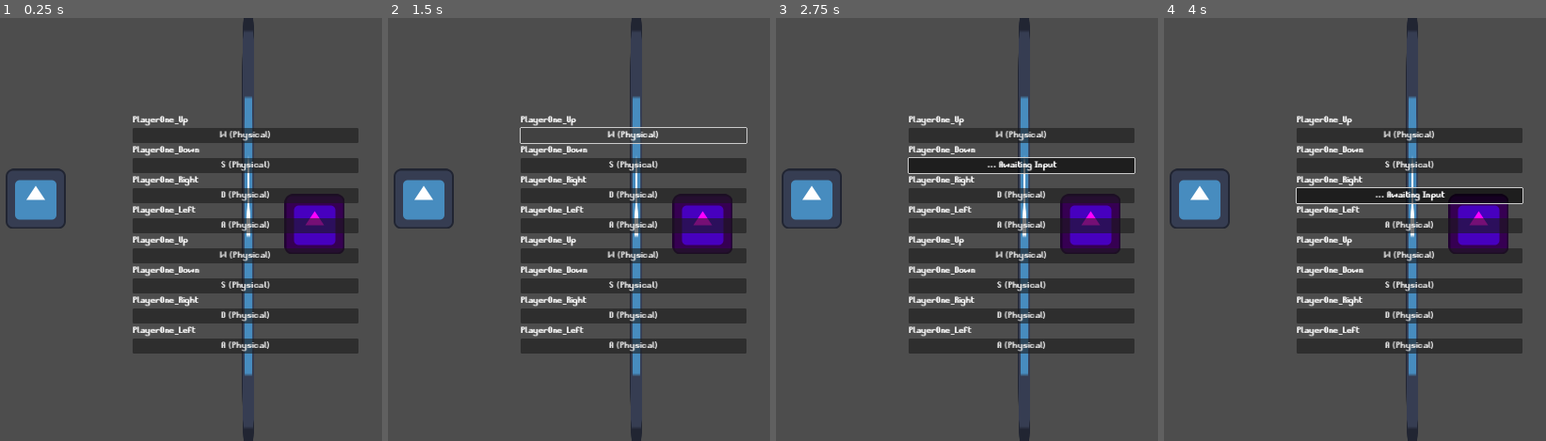
Above: before the commit, frames 1-4 (left to right).
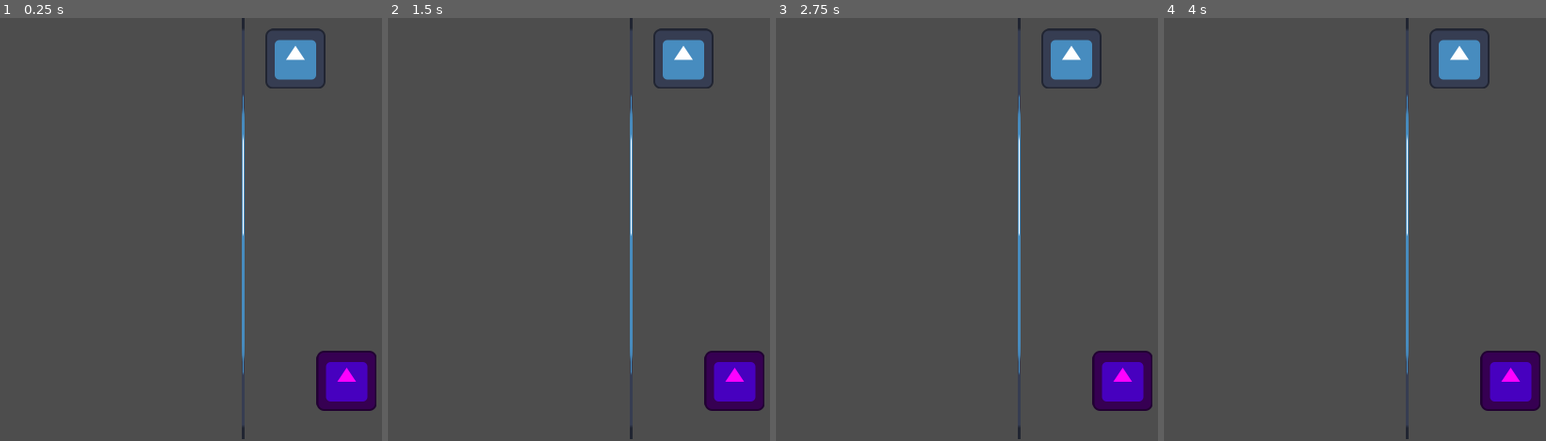
Above: after the commit, the same moments.

Repository: Bradondev/GDIM-161-Multiplayer-Project
Game: Godot game, scene res://Scenes/Main.tscn
Same seed, same stepped clock (60 frames per second), same inputs: the game is played once before the commit and once after it. The project has no main scene, so this scene is started directly. The engine's default icon, where the game draws it, is replaced by a stand-in: a white triangle on a blue panel in a dark square.
Inputs (mouse positions are in pixels of both pictures, inside the frame that each line leads up to):
- Up to frame 1 (0.25 s): no input
- Up to frame 2 (1.5 s): click (632, 136) at 0.5 s, where only the run before the commit has a clickable "W (Physical)"; click (632, 136) at 1.25 s, where only the run before the commit has a clickable "... Awaiting Input"
- Up to frame 3 (2.75 s): click (1020, 166) at 2 s, where only the run before the commit has a clickable "S (Physical)"
- Up to frame 4 (4 s): click (1408, 166) at 2.75 s, where only the run before the commit has a clickable "... Awaiting Input"; click (1408, 195) at 3.5 s, where only the run before the commit has a clickable "D (Physical)"

The runs differ from the first frame. In frame 1, 25% of the frame differs, in the area x 1-99%, y 0-100%; in frame 2, 23%; in frame 3, 25%; in frame 4, 25%.

Commit message:
added ui

Diff:
--- a/Scenes/main_menu.gd
+++ b/Code/main_menu.gd
@@ -6,6 +6,8 @@
 @export var GameSaver : Node
 @export var SaveHodler : VBoxContainer
 @export var CurrentPanel :Control
+@onready var credit: Panel = $Credit
+@onready var creditButton: TextureButton = $MainMenu/SubButtons/credit
 
 
 func _ready() -> void:
@@ -35,3 +37,14 @@
 	CurrentPanel.visible = false
 	main_menu.visible = true
 	CurrentPanel = main_menu
+
+
+
+
+
+
+
+func _on_credit_pressed() -> void:
+	CurrentPanel = credit
+	main_menu.visible = false
+	credit.visible = true
--- a/Scenes/Main.tscn
+++ b/Scenes/Main.tscn
@@ -11,18 +11,21 @@
 [node name="Main" type="Node2D"]
 
 [node name="Player1" parent="." instance=ExtResource("1_owqba")]
-position = Vector2(348, 385)
+position = Vector2(900, 87)
 
 [node name="Player2" parent="." instance=ExtResource("2_0fktp")]
-position = Vector2(941, 439)
+position = Vector2(1009, 772)
 
 [node name="CanvasLayer" type="CanvasLayer" parent="."]
+visible = false
 
 [node name="GameMenu" parent="CanvasLayer" instance=ExtResource("1_iscyp")]
+offset_left = 14.0
+offset_right = 14.0
 
 [node name="Icon" type="Sprite2D" parent="."]
-position = Vector2(800, 450)
-scale = Vector2(0.203125, 7.03125)
+position = Vector2(789, 447)
+scale = Vector2(0.0468742, 7.03125)
 texture = ExtResource("4_t1upe")
 metadata/_edit_group_ = true
 
--- /dev/null
+++ b/Scenes/SaveLoaderButton.gd
@@ -0,0 +1,16 @@
+extends Button
+
+
+# Called when the node enters the scene tree for the first time.
+func _ready() -> void:
+	pass # Replace with function body.
+
+
+# Called every frame. 'delta' is the elapsed time since the previous frame.
+func _process(delta: float) -> void:
+	pass
+
+
+func _on_pressed() -> void:
+	#load save by opening the main level and the saves with it
+	pass
--- a/Scenes/SaveLoaderButton.tscn
+++ b/Scenes/SaveLoaderButton.tscn
@@ -1,6 +1,7 @@
-[gd_scene load_steps=2 format=3 uid="uid://66um0m5jq06r"]
+[gd_scene load_steps=3 format=3 uid="uid://66um0m5jq06r"]
 
 [ext_resource type="Theme" uid="uid://c37q7rv7x4x28" path="res://Theme/RemapButton.tres" id="1_jv07b"]
+[ext_resource type="Script" path="res://Scenes/SaveLoaderButton.gd" id="2_8ajle"]
 
 [node name="Control" type="Button"]
 anchors_preset = -1
@@ -13,3 +14,7 @@
 theme = ExtResource("1_jv07b")
 theme_override_font_sizes/font_size = 48
 text = "Save1"
+script = ExtResource("2_8ajle")
+
+[connection signal="gui_input" from="." to="." method="_on_gui_input"]
+[connection signal="pressed" from="." to="." method="_on_pressed"]
--- a/Scenes/main_menu.tscn
+++ b/Scenes/main_menu.tscn
@@ -1,9 +1,20 @@
-[gd_scene load_steps=5 format=3 uid="uid://b13e8y5ta270j"]
-
-[ext_resource type="Script" path="res://Scenes/main_menu.gd" id="1_5to2f"]
+[gd_scene load_steps=16 format=3 uid="uid://b13e8y5ta270j"]
+
+[ext_resource type="Script" path="res://Code/main_menu.gd" id="1_5to2f"]
+[ext_resource type="Texture2D" uid="uid://buutlu5sacn03" path="res://art/Ui/start screen NO BUTTONS.png" id="2_fejxy"]
 [ext_resource type="Theme" uid="uid://c37q7rv7x4x28" path="res://Theme/RemapButton.tres" id="2_o1ngd"]
 [ext_resource type="PackedScene" uid="uid://c2klv67sy8r5k" path="res://Scenes/game_menu.tscn" id="3_0f2bh"]
-[ext_resource type="Script" path="res://Scenes/gameSaver.gd" id="4_cfa04"]
+[ext_resource type="Script" path="res://Code/gameSaver.gd" id="4_cfa04"]
+[ext_resource type="Texture2D" uid="uid://wbdy3ock77tt" path="res://art/Ui/quit.png" id="4_mpuxx"]
+[ext_resource type="Texture2D" uid="uid://c7psx2sd5p375" path="res://art/Ui/quit hover.png" id="5_pla1y"]
+[ext_resource type="Texture2D" uid="uid://2hrsq4brjr4o" path="res://art/Ui/options button.png" id="6_i1vth"]
+[ext_resource type="Texture2D" uid="uid://byfwvvirhpdjy" path="res://art/Ui/options hover.png" id="7_k4qxl"]
+[ext_resource type="Texture2D" uid="uid://cejygl8wcyp8v" path="res://art/Ui/credits.png" id="8_teipo"]
+[ext_resource type="Texture2D" uid="uid://cbx7ubsolrmpl" path="res://art/Ui/credits hover.png" id="9_1je5v"]
+[ext_resource type="Texture2D" uid="uid://c1c4empkcbdmg" path="res://art/Ui/load game.png" id="10_cyylf"]
+[ext_resource type="Texture2D" uid="uid://4wvyi4r2t55i" path="res://art/Ui/load game hover.png" id="11_cpebo"]
+[ext_resource type="Texture2D" uid="uid://derxsvjyftusd" path="res://art/Ui/new game.png" id="12_7mdu7"]
+[ext_resource type="Texture2D" uid="uid://b6j51eqfeahgh" path="res://art/Ui/new game hover.png" id="13_qv30i"]
 
 [node name="mainMenu" type="Control" node_paths=PackedStringArray("GameSaver", "SaveHodler")]
 layout_mode = 3
@@ -16,53 +27,88 @@
 GameSaver = NodePath("gameSaver")
 SaveHodler = NodePath("LoadGamePanel/SaveHolder")
 
+[node name="StartScreenMockup-1" type="TextureRect" parent="."]
+layout_mode = 1
+anchors_preset = -1
+anchor_right = 1.0
+anchor_bottom = 1.001
+offset_left = -4.0
+offset_right = 1612.0
+offset_bottom = 921.1
+scale = Vector2(0.50125, 0.494444)
+mouse_filter = 2
+texture = ExtResource("2_fejxy")
+
 [node name="MainMenu" type="Panel" parent="."]
-layout_mode = 1
-anchors_preset = 15
-anchor_right = 1.0
-anchor_bottom = 1.0
-grow_horizontal = 2
-grow_vertical = 2
-
-[node name="Load" type="Button" parent="MainMenu"]
-layout_mode = 2
-offset_top = 541.0
-offset_right = 400.0
-offset_bottom = 641.0
-size_flags_vertical = 3
-theme = ExtResource("2_o1ngd")
-theme_override_font_sizes/font_size = 48
-text = "Load"
-
-[node name="NewGame" type="Button" parent="MainMenu"]
-layout_mode = 2
-offset_top = 411.0
-offset_right = 400.0
-offset_bottom = 511.0
-size_flags_vertical = 3
-theme = ExtResource("2_o1ngd")
-theme_override_font_sizes/font_size = 48
-text = "New Game"
-
-[node name="Settings" type="Button" parent="MainMenu"]
-layout_mode = 2
-offset_top = 671.0
-offset_right = 400.0
-offset_bottom = 771.0
-size_flags_vertical = 3
-theme = ExtResource("2_o1ngd")
-theme_override_font_sizes/font_size = 48
-text = "Settings"
-
-[node name="Quit" type="Button" parent="MainMenu"]
-layout_mode = 2
-offset_top = 801.0
-offset_right = 400.0
-offset_bottom = 901.0
-size_flags_vertical = 3
-theme = ExtResource("2_o1ngd")
-theme_override_font_sizes/font_size = 48
-text = "Quit"
+self_modulate = Color(1, 1, 1, 0)
+layout_mode = 1
+anchors_preset = 15
+anchor_right = 1.0
+anchor_bottom = 1.0
+offset_left = -4.0
+offset_bottom = 1.0
+grow_horizontal = 2
+grow_vertical = 2
+
+[node name="SubButtons" type="HBoxContainer" parent="MainMenu"]
+layout_mode = 1
+anchors_preset = -1
+anchor_right = 1.0
+anchor_bottom = 1.0
+offset_left = 285.0
+offset_top = 628.0
+offset_right = -285.0
+offset_bottom = -162.0
+grow_horizontal = 2
+grow_vertical = 2
+metadata/_edit_group_ = true
+
+[node name="Quit" type="TextureButton" parent="MainMenu/SubButtons"]
+layout_mode = 2
+size_flags_vertical = 3
+theme = ExtResource("2_o1ngd")
+texture_normal = ExtResource("4_mpuxx")
+texture_pressed = ExtResource("5_pla1y")
+texture_hover = ExtResource("5_pla1y")
+
+[node name="Settings" type="TextureButton" parent="MainMenu/SubButtons"]
+layout_mode = 2
+size_flags_vertical = 3
+theme = ExtResource("2_o1ngd")
+texture_normal = ExtResource("6_i1vth")
+texture_pressed = ExtResource("7_k4qxl")
+texture_hover = ExtResource("7_k4qxl")
+
+[node name="credit" type="TextureButton" parent="MainMenu/SubButtons"]
+layout_mode = 2
+size_flags_vertical = 3
+theme = ExtResource("2_o1ngd")
+texture_normal = ExtResource("8_teipo")
+texture_pressed = ExtResource("9_1je5v")
+texture_hover = ExtResource("9_1je5v")
+
+[node name="HBoxContainer" type="HBoxContainer" parent="MainMenu"]
+layout_mode = 0
+offset_left = 303.0
+offset_top = 484.0
+offset_right = 1301.0
+offset_bottom = 624.0
+metadata/_edit_group_ = true
+
+[node name="NewGame" type="TextureButton" parent="MainMenu/HBoxContainer"]
+layout_mode = 2
+size_flags_vertical = 3
+theme = ExtResource("2_o1ngd")
+texture_normal = ExtResource("12_7mdu7")
+texture_pressed = ExtResource("13_qv30i")
+texture_hover = ExtResource("13_qv30i")
+
+[node name="Load" type="TextureButton" parent="MainMenu/HBoxContainer"]
+layout_mode = 2
+size_flags_vertical = 3
+theme = ExtResource("2_o1ngd")
+texture_normal = ExtResource("10_cyylf")
+texture_hover = ExtResource("11_cpebo")
 
 [node name="Settings" type="Panel" parent="."]
 visible = false
@@ -72,9 +118,6 @@
 anchor_bottom = 1.0
 grow_horizontal = 2
 grow_vertical = 2
-
-[node name="GameMenu" parent="Settings" instance=ExtResource("3_0f2bh")]
-layout_mode = 1
 
 [node name="back" type="Button" parent="Settings"]
 layout_mode = 0
@@ -87,6 +130,11 @@
 theme_override_font_sizes/font_size = 48
 text = "Back"
 
+[node name="GameMenu" parent="Settings" instance=ExtResource("3_0f2bh")]
+layout_mode = 1
+offset_right = -6.0
+offset_bottom = -163.0
+
 [node name="gameSaver" type="Node" parent="."]
 script = ExtResource("4_cfa04")
 
@@ -117,9 +165,108 @@
 offset_right = 1280.0
 offset_bottom = 580.0
 
-[connection signal="pressed" from="MainMenu/Load" to="." method="_on_load_pressed"]
-[connection signal="pressed" from="MainMenu/NewGame" to="." method="_on_new_game_pressed"]
-[connection signal="pressed" from="MainMenu/Settings" to="." method="_on_settings_pressed"]
-[connection signal="pressed" from="MainMenu/Quit" to="." method="_on_quit_pressed"]
+[node name="Credit" type="Panel" parent="."]
+visible = false
+layout_mode = 1
+anchors_preset = 15
+anchor_right = 1.0
+anchor_bottom = 1.0
+grow_horizontal = 2
+grow_vertical = 2
+
+[node name="VBoxContainer" type="VBoxContainer" parent="Credit"]
+layout_mode = 0
+offset_left = 165.0
+offset_top = 100.0
+offset_right = 1383.0
+offset_bottom = 809.0
+metadata/_edit_group_ = true
+
+[node name="Label8" type="Label" parent="Credit/VBoxContainer"]
+layout_mode = 2
+theme = ExtResource("2_o1ngd")
+theme_override_font_sizes/font_size = 64
+text = "CREDITS"
+horizontal_alignment = 1
+vertical_alignment = 1
+
+[node name="Label" type="Label" parent="Credit/VBoxContainer"]
+layout_mode = 2
+theme = ExtResource("2_o1ngd")
+theme_override_font_sizes/font_size = 48
+text = "Programmer - Brandon"
+horizontal_alignment = 1
+vertical_alignment = 1
+
+[node name="Label2" type="Label" parent="Credit/VBoxContainer"]
+layout_mode = 2
+theme = ExtResource("2_o1ngd")
+theme_override_font_sizes/font_size = 48
+text = "Producer- Euclid"
+horizontal_alignment = 1
+vertical_alignment = 1
+
+[node name="Label6" type="Label" parent="Credit/VBoxContainer"]
+layout_mode = 2
+theme = ExtResource("2_o1ngd")
+theme_override_font_sizes/font_size = 48
+text = "Artist- Cat, Lizzy , Eric
+"
+horizontal_alignment = 1
+vertical_alignment = 1
+
+[node name="Label3" type="Label" parent="Credit/VBoxContainer"]
+layout_mode = 2
+theme = ExtResource("2_o1ngd")
+theme_override_font_sizes/font_size = 48
+text = "Level Designer - Lizzy
+"
+horizontal_alignment = 1
+vertical_alignment = 1
+
+[node name="Label4" type="Label" parent="Credit/VBoxContainer"]
+layout_mode = 2
+theme = ExtResource("2_o1ngd")
+theme_override_font_sizes/font_size = 48
+text = "Game Designer - Will , Christian
+"
+horizontal_alignment = 1
+vertical_alignment = 1
+
+[node name="Label5" type="Label" parent="Credit/VBoxContainer"]
+layout_mode = 2
+theme = ExtResource("2_o1ngd")
+theme_override_font_sizes/font_size = 48
+text = "Narrative Designer- Will , Christian
+"
+horizontal_alignment = 1
+vertical_alignment = 1
+
+[node name="Label7" type="Label" parent="Credit/VBoxContainer"]
+layout_mode = 2
+theme = ExtResource("2_o1ngd")
+theme_override_font_sizes/font_size = 48
+text = "Game Designer - Will , Christian
+UX/UI Designer - Michelle ,Euclid"
+horizontal_alignment = 1
+vertical_alignment = 1
+
+[node name="back" type="Button" parent="Credit"]
+layout_mode = 0
+offset_left = 1199.0
+offset_top = 801.0
+offset_right = 1599.0
+offset_bottom = 901.0
+size_flags_vertical = 3
+theme = ExtResource("2_o1ngd")
+theme_override_font_sizes/font_size = 48
+text = "Back"
+
+[connection signal="pressed" from="MainMenu/SubButtons/Quit" to="." method="_on_quit_pressed"]
+[connection signal="pressed" from="MainMenu/SubButtons/Settings" to="." method="_on_settings_pressed"]
+[connection signal="pressed" from="MainMenu/SubButtons/credit" to="." method="_on_credit_pressed"]
+[connection signal="pressed" from="MainMenu/HBoxContainer/NewGame" to="." method="_on_new_game_pressed"]
+[connection signal="pressed" from="MainMenu/HBoxContainer/Load" to="." method="_on_load_pressed"]
 [connection signal="pressed" from="Settings/back" to="." method="_on_back_pressed"]
 [connection signal="pressed" from="LoadGamePanel/back" to="." method="_on_back_pressed"]
+[connection signal="pressed" from="Credit/back" to="." method="_on_back_pressed"]
--- a/Scenes/player_2.tscn
+++ b/Scenes/player_2.tscn
@@ -1,6 +1,6 @@
 [gd_scene load_steps=4 format=3 uid="uid://djfg44r7ydfxn"]
 
-[ext_resource type="Script" path="res://player_2.gd" id="1_14yyl"]
+[ext_resource type="Script" path="res://Code/player_2.gd" id="1_14yyl"]
 [ext_resource type="Texture2D" uid="uid://byvjm7kagi452" path="res://art/icon.svg" id="2_tyujm"]
 
 [sub_resource type="CapsuleShape2D" id="CapsuleShape2D_7xd8e"]
--- a/saves/savegame0.tres
+++ b/saves/savegame0.tres
@@ -1,6 +1,6 @@
 [gd_resource type="Resource" script_class="SavedData" load_steps=2 format=3]
 
-[ext_resource type="Script" path="res://saveDateGd.gd" id="1_cybxy"]
+[ext_resource type="Script" path="res://Code/saveDateGd.gd" id="1_cybxy"]
 
 [resource]
 script = ExtResource("1_cybxy")
--- a/saves/savegame1.tres
+++ b/saves/savegame1.tres
@@ -1,6 +1,6 @@
 [gd_resource type="Resource" script_class="SavedData" load_steps=2 format=3]
 
-[ext_resource type="Script" path="res://saveDateGd.gd" id="1_mx8xg"]
+[ext_resource type="Script" path="res://Code/saveDateGd.gd" id="1_mx8xg"]
 
 [resource]
 script = ExtResource("1_mx8xg")
--- a/saves/savegame3.tres
+++ b/saves/savegame3.tres
@@ -1,6 +1,6 @@
 [gd_resource type="Resource" script_class="SavedData" load_steps=2 format=3]
 
-[ext_resource type="Script" path="res://saveDateGd.gd" id="1_ivyhg"]
+[ext_resource type="Script" path="res://Code/saveDateGd.gd" id="1_ivyhg"]
 
 [resource]
 script = ExtResource("1_ivyhg")
--- /dev/null
+++ b/saves/savegame4.tres
@@ -0,0 +1,9 @@
+[gd_resource type="Resource" script_class="SavedData" load_steps=2 format=3]
+
+[ext_resource type="Script" path="res://saveDateGd.gd" id="1_s5b10"]
+
+[resource]
+script = ExtResource("1_s5b10")
+Scene_Path = ""
+levelsDone = 0
+Stars = Array[int]([])
--- /dev/null
+++ b/saves/savegame5.tres
@@ -0,0 +1,9 @@
+[gd_resource type="Resource" script_class="SavedData" load_steps=2 format=3]
+
+[ext_resource type="Script" path="res://Code/saveDateGd.gd" id="1_who4p"]
+
+[resource]
+script = ExtResource("1_who4p")
+Scene_Path = ""
+levelsDone = 0
+Stars = Array[int]([])
--- /dev/null
+++ b/saves/savegame6.tres
@@ -0,0 +1,9 @@
+[gd_resource type="Resource" script_class="SavedData" load_steps=2 format=3]
+
+[ext_resource type="Script" path="res://Code/saveDateGd.gd" id="1_hbck7"]
+
+[resource]
+script = ExtResource("1_hbck7")
+Scene_Path = ""
+levelsDone = 0
+Stars = Array[int]([])
--- /dev/null
+++ b/saves/savegame7.tres
@@ -0,0 +1,9 @@
+[gd_resource type="Resource" script_class="SavedData" load_steps=2 format=3]
+
+[ext_resource type="Script" path="res://Code/saveDateGd.gd" id="1_ihvkc"]
+
+[resource]
+script = ExtResource("1_ihvkc")
+Scene_Path = ""
+levelsDone = 0
+Stars = Array[int]([])
--- /dev/null
+++ b/saves/savegame8.tres
@@ -0,0 +1,9 @@
+[gd_resource type="Resource" script_class="SavedData" load_steps=2 format=3]
+
+[ext_resource type="Script" path="res://Code/saveDateGd.gd" id="1_avohj"]
+
+[resource]
+script = ExtResource("1_avohj")
+Scene_Path = ""
+levelsDone = 0
+Stars = Array[int]([])
Renamed: Scenes/gameSaver.gd -> Code/gameSaver.gd
Renamed: player_2.gd -> Code/player_2.gd
Renamed: saveDateGd.gd -> Code/saveDateGd.gd
Binary file added: art/Ui/credits hover.png
Not shown, added: art/Ui/credits hover.png.import
Binary file added: art/Ui/credits.png
Not shown, added: art/Ui/credits.png.import
Binary file added: art/Ui/lets cook button.png
Not shown, added: art/Ui/lets cook button.png.import
Binary file added: art/Ui/lets cook hover.png
Not shown, added: art/Ui/lets cook hover.png.import
Binary file added: art/Ui/load game hover.png
(and 23 more such lines)
